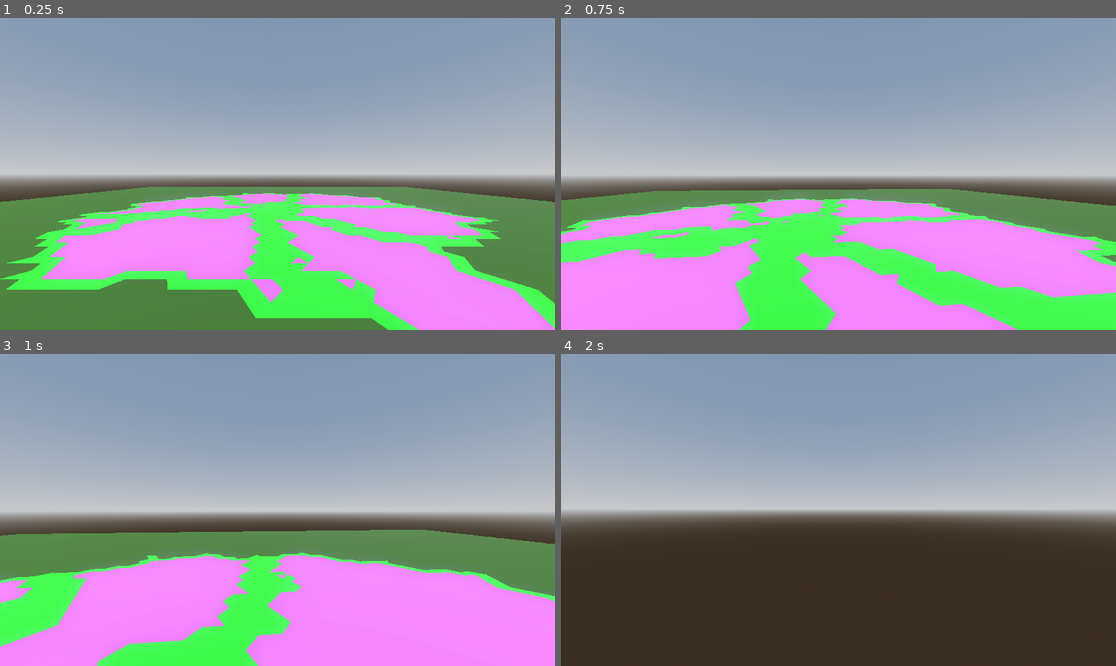
Above: before the commit, frames 1-4 (two rows, left to right).
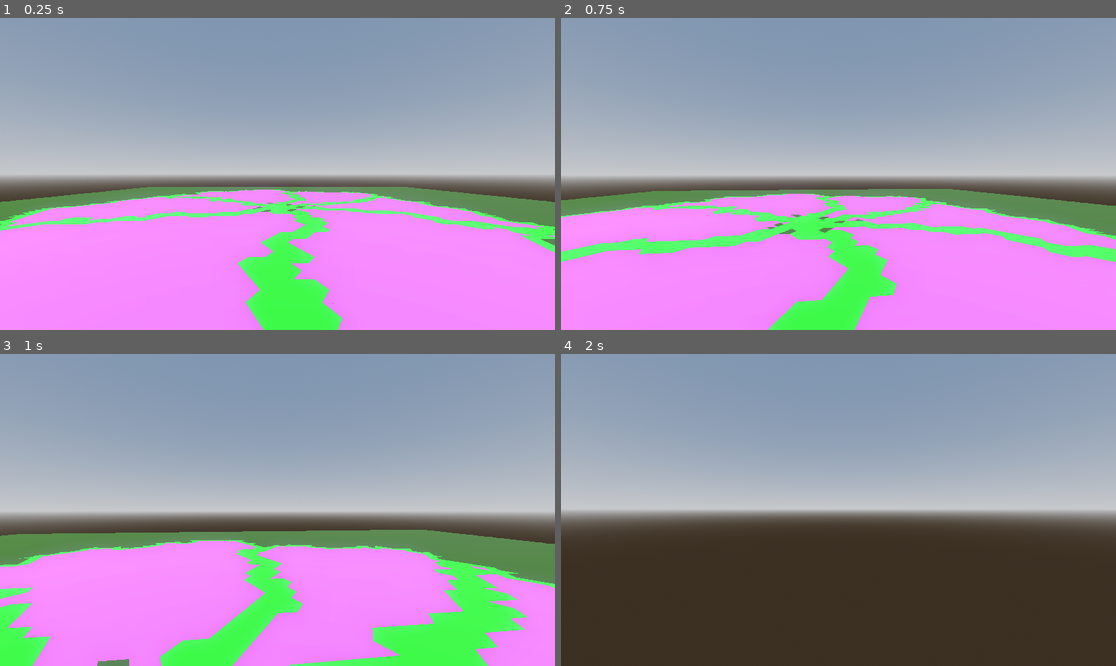
Above: after the commit, the same moments.

Repository: MichaelReel/Faster-Island-Generation
Game: Godot game, scene res://Main.tscn
Two runs of this game, one before a commit and one after it. Both use one fixed random seed, a clock stepped at 60 frames per second and the inputs below.
Inputs (mouse positions are in pixels of both pictures, inside the frame that each line leads up to):
- Up to frame 1 (0.25 s): no input
- Up to frame 2 (0.75 s): tap Enter at 0.5 s; move the mouse to (866, 174) at 0.52 s; hold W (forward) from 0.53 s (still down)
- Up to frame 3 (1 s): keep holding W (forward)
- Up to frame 4 (2 s): keep holding W (forward); move the mouse to (810, 510) at 1.27 s

The runs differ from the first frame. In frame 1, 22% of the frame differs, in the area x 0-100%, y 55-100%; in frame 2, 16%; in frame 3, 14%; in frame 4, nothing differs.

Commit message:
Added some lake functionality Fixed an issue with cells in multiple fronts and still being in other fronts after included in a region

Diff:
--- a/island/GeneratedIsland.gd
+++ b/island/GeneratedIsland.gd
@@ -82,7 +82,7 @@
 	_terrain_manager.perform()
 
 func _on_stage_percent_complete(stage: Stage, percent: float) -> void:
-	print("%d percent of %s completed" % [percent, stage])
+	print("%d%% of %s completed" % [percent, stage])
 
 func _on_stage_complete(stage: Stage, duration: int) -> void:
 	print("%s completed in %d msecs" % [stage, duration])
--- a/island/generation/lakes/LakeManager.gd
+++ b/island/generation/lakes/LakeManager.gd
@@ -3,15 +3,16 @@
 
 var _grid_manager: GridManager
 var _outline_manager: OutlineManager
-var _region_divide_layer: RegionDividelLayer
-var _region_debug_mesh: RegionDebugMesh
+var _region_divide_layer: RegionDivideLayer
+var _lake_layer: LakeLayer
+var _lake_debug_mesh: LakeDebugMesh
 var _rng := RandomNumberGenerator.new()
 
 func _init(
 	grid_manager: GridManager,
 	outline_manager: OutlineManager,
 	lake_regions: int,
-	_lakes_per_region: int,
+	lakes_per_region: int,
 	material_lib: MaterialLib,
 	rng_seed: int
 ) -> void:
@@ -19,12 +20,14 @@
 	_outline_manager = outline_manager
 	_rng.seed = rng_seed
 
-	_region_divide_layer = RegionDividelLayer.new(outline_manager, lake_regions, _rng.randi())
-#	_lake_layer = null
-	_region_debug_mesh = RegionDebugMesh.new(
+	_region_divide_layer = RegionDivideLayer.new(outline_manager, lake_regions, _rng.randi())
+	_lake_layer = LakeLayer.new(outline_manager, _region_divide_layer, lakes_per_region, _rng.randi())
+	_lake_debug_mesh = LakeDebugMesh.new(
 		_grid_manager.get_tri_cell_layer(),
 		_outline_manager.get_region_cell_layer(),
 		_outline_manager.get_island_region_index(),
+		_region_divide_layer.get_region_indices(),
+		_lake_layer.get_lake_region_indices(),
 		material_lib
 	)
 
@@ -32,9 +35,10 @@
 func perform() -> void:
 	emit_signal("percent_complete", self, 0.0)
 	_region_divide_layer.perform()
-
+	emit_signal("percent_complete", self, 33.3)
+	_lake_layer.perform()
 	emit_signal("percent_complete", self, 66.6)
-	_region_debug_mesh.perform()
+	_lake_debug_mesh.perform()
 	emit_signal("percent_complete", self, 100.0)
 
 func _to_string() -> String:
@@ -42,5 +46,5 @@
 
 func get_mesh_dict() -> Dictionary:
 	return {
-		"terrain": _region_debug_mesh
+		"terrain": _lake_debug_mesh
 	}
--- /dev/null
+++ b/island/generation/lakes/geometry/LakeLayer.gd
@@ -0,0 +1,47 @@
+class_name LakeLayer
+extends Object
+
+var _outline_manager: OutlineManager
+var _region_divide_layer: RegionDivideLayer
+var _lakes_per_region: int
+var _region_cell_layer: RegionCellLayer
+var _lake_indices: PackedInt64Array
+var _rng := RandomNumberGenerator.new()
+
+func _init(outline_manager: OutlineManager, region_divide_layer: RegionDivideLayer, lakes_per_region: int, rng_seed: int) -> void:
+	_outline_manager = outline_manager
+	_region_divide_layer = region_divide_layer
+	_lakes_per_region = lakes_per_region
+	_rng.seed = rng_seed
+	_region_cell_layer = _outline_manager.get_region_cell_layer()
+
+func perform() -> void:
+	_setup_lake_regions()
+
+	var expansion_done := false
+	while not expansion_done:
+		var done = true
+		for lake_index in _lake_indices:
+			if not _region_cell_layer.expand_region_into_parent(lake_index, _rng):
+				done = false
+		if done:
+			expansion_done = true
+
+#	for lake_index in _lake_indices:
+#		_region_divide_layer.reduce_region_and_create_margin(lake_index)
+
+#	for region in _regions:
+#		var _lines: Array[Edge] = region.get_perimeter_lines(false)
+
+func get_lake_region_indices() -> PackedInt64Array:
+	return _lake_indices
+
+func _setup_lake_regions() -> void:
+	var region_indices: PackedInt64Array = _region_divide_layer.get_region_indices()
+	for region_index in region_indices:
+		var start_triangles = _region_cell_layer.get_some_triangles_in_region(_lakes_per_region, region_index, _rng)
+
+		for tri_index in start_triangles:
+			var new_lake = Region.new(_region_cell_layer, region_index)
+			_region_cell_layer.add_cell_to_subregion(tri_index, new_lake.get_region_index())
+			_lake_indices.append(new_lake.get_region_index())
--- a/island/generation/lakes/geometry/RegionDivideLayer.gd
+++ b/island/generation/lakes/geometry/RegionDivideLayer.gd
@@ -1,4 +1,4 @@
-class_name RegionDividelLayer
+class_name RegionDivideLayer
 extends Object
 
 var _outline_manager: OutlineManager
@@ -31,45 +31,45 @@
 #	for region in _regions:
 #		var _lines: Array[Edge] = region.get_perimeter_lines(false)
 
+func get_region_indices() -> PackedInt64Array:
+	return _region_indices
+
 func _setup_regions() -> void:
 	var parent_region_index = _outline_manager.get_island_region_index()
-	var start_triangles = get_some_triangles_in_region(_lake_regions, parent_region_index, _rng)
+	var start_triangles = _region_cell_layer.get_some_triangles_in_region(_lake_regions, parent_region_index, _rng)
 
 	for tri_index in start_triangles:
 		var new_region = Region.new(_region_cell_layer, parent_region_index)
-		new_region.add_cell_index_to_front(tri_index)
+		_region_cell_layer.add_cell_to_subregion_front(tri_index, new_region.get_region_index())
 		_region_indices.append(new_region.get_region_index())
-
-func get_some_triangles_in_region(count: int, region_index: int, rng: RandomNumberGenerator) -> PackedInt64Array:
-	"""Get upto count random cells from the region referenced by region_index"""
-	var region : Region = _region_cell_layer.get_region_by_index(region_index)
-
-	var actual_count : int = min(count, region.get_cell_count())
-	var random_cells = region.get_cell_indices().duplicate()
-	ArrayUtils.shuffle(rng, random_cells)
-	return random_cells.slice(0, actual_count)
 
 func reduce_region_and_create_margin(region_index: int) -> void:
 	var border_cell_indices: PackedInt64Array = _find_inner_border_cell_indices(region_index)
 
+	var mass_debug_string := "region: %d" % region_index
+
 	# Return the border cells to the parent and mark as frontier
 	for border_cell_index in border_cell_indices:
-		_region_cell_layer.return_cell_to_parent_region(border_cell_index, _outline_manager.get_island_region_index())
+		mass_debug_string += "\n"
+		var bc_region = _region_cell_layer.get_region_by_index_for_cell_index(border_cell_index)
+		var bc_parent = _region_cell_layer.get_region_by_index(bc_region).get_parent_index()
+		mass_debug_string += "bci: %d, region: %d, parent: %d | " % [border_cell_index, bc_region, bc_parent]
+		_region_cell_layer.remove_cell_from_current_subregion(border_cell_index) # , _outline_manager.get_island_region_index())
+		var new_region = _region_cell_layer.get_region_by_index_for_cell_index(border_cell_index)
+		var new_parent = _region_cell_layer.get_region_by_index(bc_region).get_parent_index()
+		mass_debug_string += "new region: %d, new parent: %d" % [new_region, new_parent]
 
 	# Recreate the frontier for this region, subset of removed cells
-	var new_region_front: PackedInt64Array = []
 	for border_cell_index in border_cell_indices:
 		if count_neighbours_with_parent(border_cell_index, region_index) > 0:
-			new_region_front.append(border_cell_index)
-
-	var region: Region = _region_cell_layer.get_region_by_index(region_index)
-	region.set_entire_region_front(new_region_front)
+			_region_cell_layer.add_cell_to_subregion_front(border_cell_index, region_index)
 
 func _find_inner_border_cell_indices(region_index: int) -> PackedInt64Array:
 	"""Find the indices of the cells on the edge, but inside the notional perimeter"""
 	var border_cells: PackedInt64Array = []
 	# Find cells on the boundaries of the region
-	for cell_index in _region_cell_layer.get_region_by_index(region_index).get_cell_indices():
+	var region_cells_indices: PackedInt64Array = _region_cell_layer.get_region_by_index(region_index).get_cell_indices()
+	for cell_index in region_cells_indices:
 		if count_corner_neighbours_with_parent(cell_index, region_index) < 9:
 			border_cells.append(cell_index)
 	return border_cells
--- a/island/generation/lakes/mesh/RegionDebugMesh.gd
+++ b/island/generation/lakes/mesh/LakeDebugMesh.gd
@@ -1,20 +1,29 @@
-class_name RegionDebugMesh
+class_name LakeDebugMesh
 extends ArrayMesh
 """
-Mesh for debugging the region portion of the island generation
+Mesh for debugging the region and lake portion of the island generation
 """
 
 var _tri_cell_layer: TriCellLayer
 var _region_cell_layer: RegionCellLayer
+var _region_indices: PackedInt64Array
+var _lake_indices: PackedInt64Array
 var _material_lib: MaterialLib
 var _island_region_index: int
 
 func _init(
-	tri_cell_layer: TriCellLayer, region_cell_layer: RegionCellLayer, island_region_index: int, material_lib: MaterialLib
+	tri_cell_layer: TriCellLayer,
+	region_cell_layer: RegionCellLayer,
+	island_region_index: int,
+	region_indices: PackedInt64Array,
+	lake_indices: PackedInt64Array,
+	material_lib: MaterialLib
 ) -> void:
 	_tri_cell_layer = tri_cell_layer
 	_region_cell_layer = region_cell_layer
 	_island_region_index = island_region_index
+	_region_indices = region_indices
+	_lake_indices = lake_indices
 	_material_lib = material_lib
 
 func perform() -> void:
@@ -30,7 +39,7 @@
 	ground_surface_tool.set_material(_material_lib.get_material("ground"))
 	region_debug_tool.set_material(_material_lib.get_material("region_debug"))
 
-	var base_region_index: int = _region_cell_layer.get_region_ref()
+	var base_region_index: int = _region_cell_layer.get_root_region_index()
 
 	for cell_index in range(_tri_cell_layer.get_cell_count()):
 		var surface_tool: SurfaceTool
@@ -39,8 +48,11 @@
 				surface_tool = ground_surface_tool
 			base_region_index:
 				surface_tool = sub_surface_tool
-			_:
-				surface_tool = region_debug_tool
+			var region_index:
+				if region_index in _lake_indices:
+					surface_tool = sub_surface_tool
+				else:
+					surface_tool = region_debug_tool
 
 		var triangle_vertices = _tri_cell_layer.get_triangle_as_vector3_array_for_index(cell_index)
 		for vertex in triangle_vertices:
--- a/island/generation/outline/OutlineManager.gd
+++ b/island/generation/outline/OutlineManager.gd
@@ -40,4 +40,4 @@
 	return _region_cell_layer
 
 func get_island_region_index() -> int:
-	return _island_outline_layer.get_region_ref()
+	return _island_outline_layer.get_island_region_index()
--- a/island/generation/outline/geometry/IslandOutlineLayer.gd
+++ b/island/generation/outline/geometry/IslandOutlineLayer.gd
@@ -8,23 +8,23 @@
 
 func _init(region_cell_layer: RegionCellLayer, cell_limit: int, rng_seed: int) -> void:
 	_region_cell_layer = region_cell_layer
-	_region = Region.new(_region_cell_layer, _region_cell_layer.get_region_ref())
+	_region = Region.new(_region_cell_layer, _region_cell_layer.get_root_region_index())
 
 	_cell_limit = cell_limit
 	_rng.seed = rng_seed
 
 func perform() -> void:
 	var start_triangle_index = _region_cell_layer.get_middle_triangle_index()
-	_region.add_cell_index_to_front(start_triangle_index)
+	_region_cell_layer.add_cell_to_subregion_front(start_triangle_index, _region.get_region_index())
 	_expand_region_up_to_cell_count()
 
-func get_region_ref() -> int:
+func get_island_region_index() -> int:
 	return _region.get_region_index()
 
 func _expand_region_up_to_cell_count() -> void:
 	var expansion_done := false
 	while not expansion_done:
-		var front_spent = _region_cell_layer.expand_region_into_parent(get_region_ref(), _rng)
+		var front_spent = _region_cell_layer.expand_region_into_parent(get_island_region_index(), _rng)
 		if front_spent or _region.get_cell_count() >= _cell_limit:
 			expansion_done = true
 
@@ -39,12 +39,12 @@
 	var still_smoothing: bool = true
 	while still_smoothing:
 		still_smoothing = false
-		for front_cell_ind in _region.front_cell_indices():
-			if _region.surrounding_cell_with_index(front_cell_ind):
+		for front_cell_ind in _region_cell_layer.get_front_cell_indices(_region.get_region_index()):
+			if _region_cell_layer.region_surrounds_cell(_region.get_region_index(), front_cell_ind):
 				# Ensure the front is updated
 				for neighbour_index in _region_cell_layer.get_edge_sharing_neighbours(front_cell_ind):
-					if _region_cell_layer.get_region_by_index_for_cell_index(neighbour_index) == _region_cell_layer.get_region_ref():
-						_region.add_cell_index_to_front(neighbour_index)
+					if _region_cell_layer.get_region_by_index_for_cell_index(neighbour_index) == _region_cell_layer.get_root_region_index():
+						_region_cell_layer.add_cell_to_subregion(neighbour_index, _region.get_region_index())
 				# Move front cell to the region and mark for another pass
-				_region.add_cell_index_to_region(front_cell_ind)
+				_region_cell_layer.add_cell_to_subregion(front_cell_ind, _region.get_region_index())
 				still_smoothing = true
--- a/island/generation/outline/geometry/Region.gd
+++ b/island/generation/outline/geometry/Region.gd
@@ -21,39 +21,11 @@
 func get_parent_index() -> int:
 	return _parent_index
 
-func add_cell_index_to_front(cell_index: int) -> void:
-	if cell_index in _region_cells:
-		_region_cells.remove_at(_region_cells.find(cell_index))
-	_region_front.append(cell_index)
-
-func set_entire_region_front(region_front: PackedInt64Array) -> void:
-	_region_front = region_front
-
-func add_cell_index_to_region(cell_index: int) -> void:
-	if cell_index in _region_front:
-		_region_front.remove_at(_region_front.find(cell_index))
-	_region_cells.append(cell_index)
-	_region_cell_layer.update_cell_to_region(cell_index, _region_index)
-
-func remove_cell_index_from_region(cell_index: int) -> void:
-	var cell_pos_in_cells: int = _region_cells.find(cell_index)
-	if cell_pos_in_cells >= 0:
-		_region_cells.remove_at(cell_pos_in_cells)
-
 func get_cell_count() -> int:
 	return len(_region_cells)
 
 func get_cell_indices() -> PackedInt64Array:
 	return _region_cells
 
-func front_cell_indices() -> PackedInt64Array:
-	return _region_front
-
-func front_empty() -> bool:
-	return _region_front.is_empty()
-
-func random_front_cell_index(rng: RandomNumberGenerator) -> int:
-	return _region_front[rng.randi_range(0, len(_region_front) - 1)]
-
 func surrounding_cell_with_index(cell_index: int) -> bool:
 	return _region_cell_layer.region_surrounds_cell(_region_index, cell_index)
--- a/island/generation/outline/geometry/RegionCellLayer.gd
+++ b/island/generation/outline/geometry/RegionCellLayer.gd
@@ -4,9 +4,10 @@
 var _tri_cell_layer: TriCellLayer
 var _edge_neighbour_indices: Array[PackedInt64Array] = []  # Links to neighbour cells by index
 var _corner_neighbours_indices: Array[PackedInt64Array] = []  # Links to touching cells by index
-var _cell_parents: PackedInt64Array = []  # Link from a cell to it's parent reference index
+var _region_index_by_cell_index: PackedInt64Array = []  # Link from a cell to it's parent reference index
 var _root_region: Region
 var _region_by_index: Array[Region] = []  # Link from region index to the Region
+var _region_fronts_by_cell_index: Array[PackedInt64Array] = []
 var _point_to_cells_map: Array[PackedInt64Array] = []
 
 func _init(tri_cell_layer: TriCellLayer) -> void:
@@ -15,14 +16,16 @@
 
 func perform() -> void:
 	for cell_ind in range(_tri_cell_layer.get_cell_count()):
+		_root_region._region_cells.append(cell_ind)
+		_region_fronts_by_cell_index.append(PackedInt64Array())
 		_edge_neighbour_indices.append(_get_edge_sharing_neighbours(cell_ind))
 		_corner_neighbours_indices.append(_get_corner_only_sharing_neighbours(cell_ind))
-		_cell_parents.append(_root_region.get_region_index())  # Default all cells to root region
+		_region_index_by_cell_index.append(_root_region._region_index)  # Default all cells to root region
 
 	_map_point_indices_to_connected_cell_indices()
 
-func get_region_ref() -> int:
-	return _root_region.get_region_index()
+func get_root_region_index() -> int:
+	return _root_region._region_index
 
 func register_region(parent: Region) -> int:
 	var index = len(_region_by_index)
@@ -44,17 +47,81 @@
 	)
 
 func get_region_by_index_for_cell_index(cell_index: int) -> int:
-	return _cell_parents[cell_index]
-
-func update_cell_to_region(cell_index: int, region_index: int) -> void:
-	_cell_parents[cell_index] = region_index
-
-func return_cell_to_parent_region(cell_index: int, parent_index: int) -> void:
-	var region_index: int = get_region_by_index_for_cell_index(cell_index)
-	var region: Region = get_region_by_index(region_index)
-#	var parent_index = region.get_parent_index()
-	update_cell_to_region(cell_index, parent_index)
-	region.remove_cell_index_from_region(cell_index)
+	return _region_index_by_cell_index[cell_index]
+
+func get_front_cell_indices(region_index: int) -> PackedInt64Array:
+	return _region_by_index[region_index]._region_front
+
+func add_cell_to_subregion_front(cell_index: int, sub_region_index: int) -> void:
+	var region = _region_by_index[sub_region_index]
+	if region._parent_index != get_region_by_index_for_cell_index(cell_index):
+		printerr("Attempt to add cell to front when cell is not in parent region of target region")
+
+	# Ignore attempts to re-add cells to the same front
+	if cell_index in region._region_front:
+		return
+
+	# If cell is already in region, chuck an error, move back to front should be separate
+	if cell_index in region._region_cells:
+		printerr("Attempt to add cell to front when cell is already in target region")
+
+	region._region_front.append(cell_index)
+	_region_fronts_by_cell_index[cell_index].append(sub_region_index)
+
+func add_cell_to_subregion(cell_index: int, sub_region_index: int) -> void:
+	var sub_region: Region = _region_by_index[sub_region_index]
+	if sub_region._parent_index != get_region_by_index_for_cell_index(cell_index):
+		printerr("Attempt to add cell when cell is not in parent region of target region")
+
+	if cell_index in sub_region._region_cells:
+		printerr("Attempt to add cell when cell is already in target region")
+		return
+
+	# remove from any region fronts this cell in
+	for fronting_region_index in _region_fronts_by_cell_index[cell_index]:
+		var fronting_region = _region_by_index[fronting_region_index]
+		if cell_index in fronting_region._region_front:
+			fronting_region._region_front.remove_at(fronting_region._region_front.find(cell_index))
+	_region_fronts_by_cell_index[cell_index].clear()
+
+	# Add to subregion and set the mapping
+	sub_region._region_cells.append(cell_index)
+	_region_index_by_cell_index[cell_index] = sub_region._region_index
+
+	# Remove from parent
+	var parent_region: Region = _region_by_index[sub_region._parent_index]
+	var index_in_parent = parent_region._region_cells.find(cell_index)
+	parent_region._region_cells.remove_at(index_in_parent)
+
+func remove_cell_from_current_subregion(cell_index: int) -> void:
+	var sub_region = _region_by_index[get_region_by_index_for_cell_index(cell_index)]
+	"""Cell should return to the parent region"""
+	var cell_pos_in_cells: int = sub_region._region_cells.find(cell_index)
+	if cell_pos_in_cells >= 0:
+		sub_region._region_cells.remove_at(cell_pos_in_cells)
+		_region_index_by_cell_index[cell_index] = sub_region._parent_index
+	else:
+		printerr("Attempt to remove cell %d not in region %d" % [cell_index, sub_region._region_index])
+
+func get_some_triangles_in_region(count: int, region_index: int, rng: RandomNumberGenerator) -> PackedInt64Array:
+	"""Get upto count random cells from the region referenced by region_index"""
+	var region : Region = get_region_by_index(region_index)
+
+	var actual_count : int = min(count, region.get_cell_count())
+	var random_cells = region.get_cell_indices().duplicate()
+	ArrayUtils.shuffle(rng, random_cells)
+	return random_cells.slice(0, actual_count)
+
+func random_front_cell_index(region_index: int, rng: RandomNumberGenerator) -> int:
+	var region: Region = _region_by_index[region_index]
+	var random_pos_in_front: int = rng.randi_range(0, len(region._region_front) - 1)
+	var random_cell_index: int = region._region_front[random_pos_in_front]
+
+	# Some debug, warn if this cell doesn't have the correct parent region
+	if _region_index_by_cell_index[random_cell_index] != region._parent_index:
+		printerr("Random front cell is not in parent region")
+
+	return random_cell_index
 
 func get_edge_sharing_neighbours(cell_ind: int) -> PackedInt64Array:
 	return _edge_neighbour_indices[cell_ind]
@@ -160,7 +227,7 @@
 		for tri_index in _point_to_cells_map[point_index]:
 			if tri_index == cell_ind:
 				continue
-			if _cell_parents[tri_index] == region_ind:
+			if _region_index_by_cell_index[tri_index] == region_ind:
 				point_has_tri_in_region = true
 				break
 		if not point_has_tri_in_region:
@@ -174,15 +241,16 @@
 	Extend by a cell into the parent medium
 	Return true if there is no space left
 	"""
-	var region : Region = get_region_by_index(region_index)
-	if region.front_empty():
+	var region: Region = _region_by_index[region_index]
+	var parent_index: int = region._parent_index
+	if region._region_front.is_empty():
 		return true
 
-	var random_front_cell_index = region.random_front_cell_index(rng)
-
-	for neighbour_index in get_edge_sharing_neighbours(random_front_cell_index):
-		if get_region_by_index_for_cell_index(neighbour_index) == region.get_parent_index():
-			region.add_cell_index_to_front(neighbour_index)
-
-	region.add_cell_index_to_region(random_front_cell_index)
-	return region.front_empty()
+	var random_cell_index = random_front_cell_index(region_index, rng)
+
+	for neighbour_index in get_edge_sharing_neighbours(random_cell_index):
+		if get_region_by_index_for_cell_index(neighbour_index) == parent_index:
+			add_cell_to_subregion_front(neighbour_index, region_index)
+
+	add_cell_to_subregion(random_cell_index, region_index)
+	return region._region_front.is_empty()
--- a/island/generation/outline/mesh/IslandOutlineMesh.gd
+++ b/island/generation/outline/mesh/IslandOutlineMesh.gd
@@ -26,7 +26,7 @@
 		var surface_tool = sub_surface_tool
 
 		var region_index = _region_cell_layer.get_region_by_index_for_cell_index(cell_index)
-		if region_index == _island_outline_layer.get_region_ref():
+		if region_index == _island_outline_layer.get_island_region_index():
 			surface_tool = ground_surface_tool
 
 		var triangle_vertices = _tri_cell_layer.get_triangle_as_vector3_array_for_index(cell_index)
